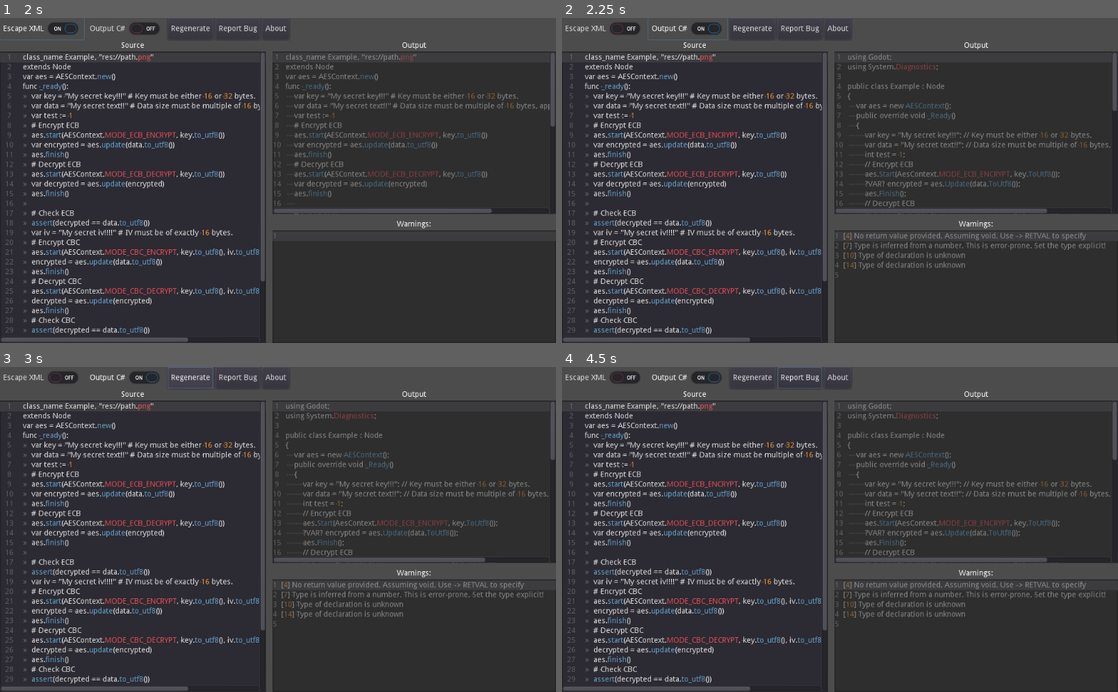
Above: before the commit, frames 1-4 (two rows, left to right).
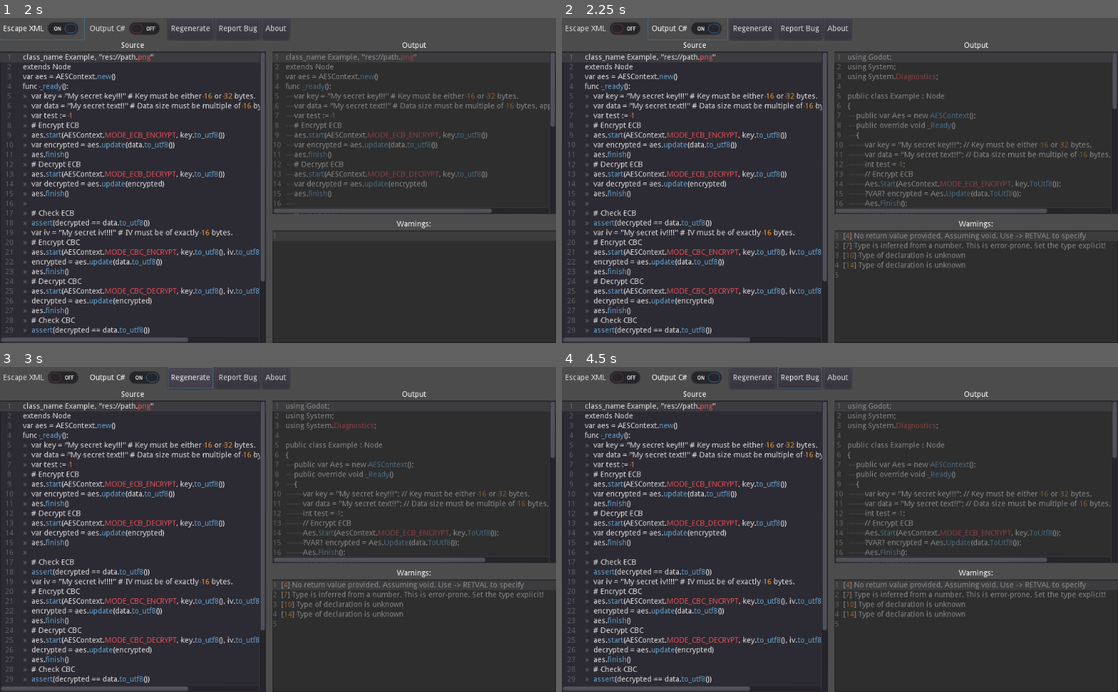
Above: after the commit, the same moments.

Repository: HaSa1002/codetranslator
Game: Godot game, scene res://Translator.tscn
The game is run twice, just before and just after one commit, with the same random seed, the same clock (stepped at 60 frames per second) and the same inputs.
Inputs:
- Up to frame 1 (2 s): click "OK" at 0.5 s; click "Escape XML" at 1.25 s
- Up to frame 2 (2.25 s): click "Output C#" at 2 s
- Up to frame 3 (3 s): click "Regenerate" at 2.75 s
- Up to frame 4 (4.5 s): click "Report Bug" at 3.5 s; click "Browser opend" at 4.25 s

Frame 1 is identical in both runs. In frame 2, 2.6% of the frame differs, in the area x 51-100%, y 13-59%; in frame 3, 2.6%; in frame 4, 2.6%.

Commit message:
Fix indents, curly braces, and built-ins. Add multiline support (\)

Diff:
--- a/Translator.gd
+++ b/Translator.gd
@@ -89,7 +89,7 @@
 ## value is how it should be handled
 ## null -> normal
 ## String -> value is used 1:1 for empty constructor
-## [String, String] -> 0: empty, 1: not empty
+## [String, String] -> 0: type, 1: not empty
 ##
 const BUILTIN_CLASSES = {
 	"String": null,
@@ -105,17 +105,17 @@
 	"Color": null,
 	"NodePath": null,
 	"RID": null,
-	"Array": ["Godot.Collections.Array()", "Godot.Collections.Array{%s}"],
-	"Dictionary": ["Godot.Collections.Dictionary()", "Godot.Collections.Dictionary{%s}"],
+	"Array": ["Godot.Collections.Array", "Godot.Collections.Array{%s}"],
+	"Dictionary": ["Godot.Collections.Dictionary", "Godot.Collections.Dictionary{%s}"],
 	# Maybe convert those to typesafe Godot Arrays?
-	"PackedByteArray": ["byte[]", "byte[] = %s"],
-	"PackedInt32Array": ["int[]", "int[] = %s"],
-	"PackedInt64Array": ["Int64[]", "Int64[] = %s"],
-	"PackedFloat32Array": ["float[]", "float[] = %s"],
-	"PackedFloat64Array": ["double[], double[] = %s"],
-	"PackedVector2Array": ["Vector2[], Vector2[] = %s"],
-	"PackedVector3Array": ["Vector3[]", "Vector3[] = %s"],
-	"PackedColorArray": ["Color[]", "Color[] = %s"],
+	"PackedByteArray": ["byte[]", "byte[] {%s}"],
+	"PackedInt32Array": ["int[]", "int[] {%s}"],
+	"PackedInt64Array": ["Int64[]", "Int64[] {%s}"],
+	"PackedFloat32Array": ["float[]", "float[] {%s}"],
+	"PackedFloat64Array": ["double[], double[] {%s}"],
+	"PackedVector2Array": ["Vector2[], Vector2[] {%s}"],
+	"PackedVector3Array": ["Vector3[]", "Vector3[] {%s}"],
+	"PackedColorArray": ["Color[]", "Color[] {%s}"],
 }
 
 
@@ -174,7 +174,11 @@
 	var local_vars := {0: {}} #contains dict for each indent level, index by indent
 	var usings := [
 		"Godot",
+		"System",
 	]
+	var braces := 0
+	var is_multiline := false
+	source = source.replace("    ", "\t")
 	for line in source.split("\n"):
 		var l: String = line.strip_edges()
 		current_line += 1
@@ -197,16 +201,19 @@
 				var f_scope = _convert_file_scope_to_cs(current_line, collected_scope)
 				is_global_scope = !f_scope.empty()
 				output += f_scope
-
-		indent += 1 if is_global_scope else 0
-		if indent < depth:
-			output += "\t".repeat(depth - 1) + "}\n"
-			local_vars.erase(depth)
-		elif indent > depth:
-			output += "\t".repeat(depth) + "{\n"
-			local_vars[indent] = {}
-		depth = indent
-		output += "\t".repeat(indent)
+		if !is_multiline:
+			indent += 1 if is_global_scope else 0
+			if indent < depth:
+				braces -= 1
+				output += "\t".repeat(braces) + "}\n"
+				local_vars.erase(depth)
+			elif indent > depth:
+				output += "\t".repeat(braces) + "{\n"
+				local_vars[indent] = {}
+				braces += 1
+			depth = indent
+			output += "\t".repeat(indent)
+		is_multiline = false
 		if l.empty() || _is_pass(l):
 			output += "\n"
 			continue
@@ -219,7 +226,8 @@
 			comment = l.split("#")[1]
 			l = l.split("#")[0]
 		if _is_declaration(l):
-			output += _parse_declaration(current_line, indent == 0, l, \
+			var is_global_var = indent == 1 && is_global_scope || indent == 0 && !is_global_scope
+			output += _parse_declaration(current_line, is_global_var, l, \
 				global_scope_vars, local_vars[indent], local_vars, usings)
 			l = ""
 		if _is_function_declaration(l):
@@ -277,17 +285,22 @@
 		if _is_else(l):
 			output += "else"
 			l = ""
+		if l.ends_with("\\"):
+			is_multiline = true
+			l = l.left(l.length() - 2).strip_edges()
 		if !l.empty():
 			output += _convert_statement(current_line, _parse_statement(current_line, l), \
-					global_scope_vars, local_vars, usings)
+					global_scope_vars, local_vars, usings, !is_multiline)
 		if !comment.empty():
 			output += " //" + comment
 			comment = ""
 
-		output += "\n"
+		if !is_multiline:
+			output += "\n"
 		#print("[%d] " % current_line, l)
-	if is_global_scope:
-		output += "}\n"
+	while braces > 0:
+		output += "\t".repeat(braces - 1) + "}\n"
+		braces -= 1
 	var usings_str := ""
 	for using in usings:
 		usings_str += "using %s;\n" % using
@@ -792,22 +805,26 @@
 			"method":
 				if previous in place_dot:
 					result += "."
-
+				var method = ""
 				if _is_remapped_method(i[1]):
-					result += _get_remapped_method(i[1]) + "("
+					method = _get_remapped_method(i[1]) + "(%s)"
 				elif _is_builtin(i[1]):
 					# We have a constructor
-					result += "new %s(" % i[1]
+					method = _convert_builtin(i[1], !i[2].empty())
 				else:
-					result += _pascal(i[1], _is_private(i[1])) + "("
+					method = _pascal(i[1], _is_private(i[1])) + "(%s)"
 				_parse_using(i[1], usings)
 				var j = 0
+				var arg_str = ""
 				for args in i[2]:
 					j += 1
-					result += _convert_statement(line, args, gsv, lsv, usings, false)
+					arg_str += _convert_statement(line, args, gsv, lsv, usings, false)
 					if j < i[2].size():
-						result += ", "
-				result += ")"
+						arg_str += ", "
+				if method.find("%s") == -1:
+					result += method
+				else:
+					result += method % arg_str
 
 				previous = "method"
 				pass
@@ -839,6 +856,22 @@
 
 
 
+func _convert_builtin(type: String, has_args := false, as_type := false) -> String:
+	type = type.substr(0, type.find("(")).strip_edges()
+	if BUILTIN_CLASSES[type] == null:
+		return type if as_type else "new "+type+"(%s)"
+	elif BUILTIN_CLASSES[type] is Array:
+		if as_type:
+			return BUILTIN_CLASSES[type][0]
+		elif has_args:
+			return "new " + BUILTIN_CLASSES[type][1]
+		else:
+			return "new " + BUILTIN_CLASSES[type][1] % ""
+	else:
+		if has_args:
+			return type if as_type else "new "+type+"(%s)"
+		else:
+			return BUILTIN_CLASSES[type]
 
 
 ### 			Parser				  ###
@@ -868,6 +901,8 @@
 			var vname =  _camelCase(info[0], false)
 			lsvi[info[0]] = vname
 			info[0] = vname
+	if _is_builtin(info[1]):
+		info[1] = _convert_builtin(info[1], false, true)
 	result += info[1] + " " + info[0]
 	if info[2] != null:
 		result += " = "
